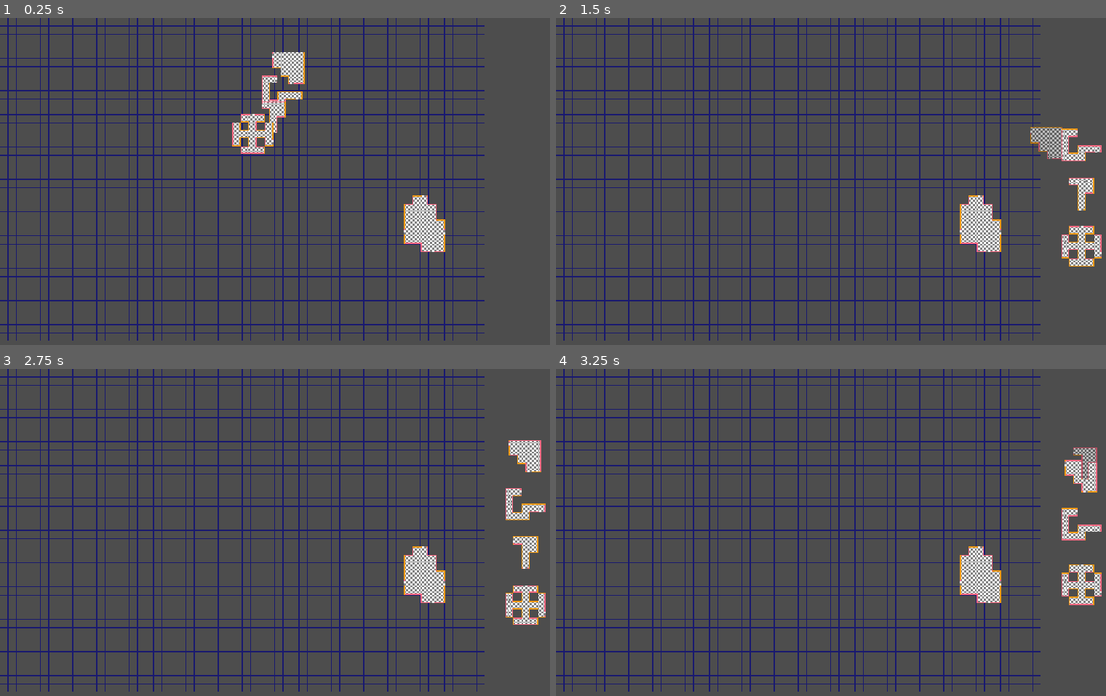
Above: before the commit, frames 1-4 (two rows, left to right).
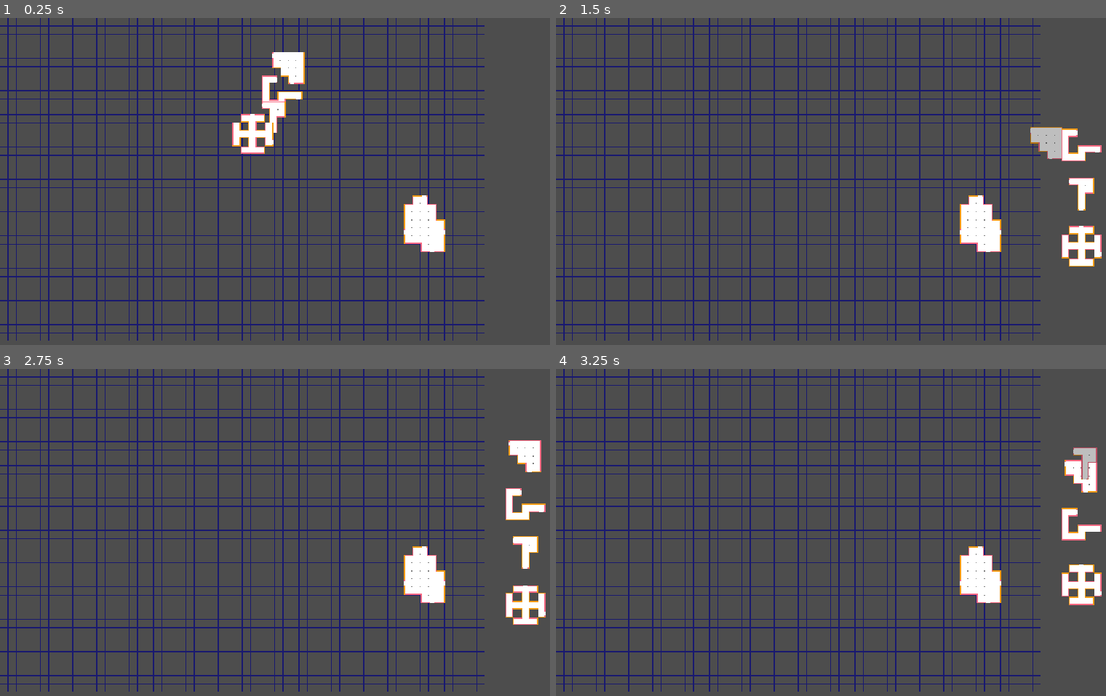
Above: after the commit, the same moments.

Repository: local-minimum/repetitions
Game: Godot game, scene res://scenes/dungeon_plan.tscn
The game is run twice, just before and just after one commit, with the same random seed, the same clock (stepped at 60 frames per second) and the same inputs.
Inputs (mouse positions are in pixels of both pictures, inside the frame that each line leads up to):
- Up to frame 1 (0.25 s): no input
- Up to frame 2 (1.5 s): tap Enter at 0.5 s; drag from (974, 220) to (1084, 106) at 0.52 s; tap Space (crawl_search) at 1.25 s; drag from (1084, 106) to (974, 220) at 1.27 s
- Up to frame 3 (2.75 s): move the mouse to (522, 493) at 2.02 s; hold D (crawl_strafe_right) from 2.03 s (still down); right-click (522, 493) at 2.1 s; click (522, 493) at 2.17 s
- Up to frame 4 (3.25 s): release D (crawl_strafe_right) at 2.75 s; tap Enter at 2.75 s; drag from (1078, 545) to (1084, 457) at 2.77 s

The runs differ from the first frame. In frame 1, 1.1% of the frame differs, in the area x 42-81%, y 10-72%; in frame 2, 1.1%, in the area x 73-100%, y 33-76%; in frame 3, 1.1%; in frame 4, 1.1%.

Commit message:
Improve clarity and add ability to have opposing doors

Diff:
--- a/scenes/rooms/room_tileset.tres
+++ b/scenes/rooms/room_tileset.tres
@@ -374,6 +374,16 @@
 5:7/0/terrains_peering_bit/bottom_side = 1
 5:7/0/terrains_peering_bit/bottom_left_corner = 1
 5:7/0/terrains_peering_bit/left_side = 1
+2:8/0 = 0
+2:8/0/terrain_set = 0
+2:8/0/terrain = 1
+2:8/0/terrains_peering_bit/bottom_side = 1
+2:8/0/terrains_peering_bit/top_side = 1
+3:8/0 = 0
+3:8/0/terrain_set = 0
+3:8/0/terrain = 1
+3:8/0/terrains_peering_bit/right_side = 1
+3:8/0/terrains_peering_bit/left_side = 1
 
 [resource]
 terrain_set_0/mode = 0
--- a/scenes/rooms/room_tileset_doors_directions.tres
+++ b/scenes/rooms/room_tileset_doors_directions.tres
@@ -4,8 +4,8 @@
 
 [resource]
 script = ExtResource("1_amnco")
-_north = Array[Vector2i]([Vector2i(5, 7)])
-_south = Array[Vector2i]([Vector2i(3, 7)])
-_west = Array[Vector2i]([Vector2i(2, 7)])
-_east = Array[Vector2i]([Vector2i(4, 7)])
+_north = Array[Vector2i]([Vector2i(5, 7), Vector2i(3, 8)])
+_south = Array[Vector2i]([Vector2i(3, 7), Vector2i(3, 8)])
+_west = Array[Vector2i]([Vector2i(2, 7), Vector2i(2, 8)])
+_east = Array[Vector2i]([Vector2i(4, 7), Vector2i(2, 8)])
 metadata/_custom_type_script = "uid://dyg3ey1xq16y1"
Binary file changed: textures/2d/rooms.png
Not shown, changed: textures/2d/rooms.kra
Not shown, changed: textures/2d/rooms.kra~
Not shown, changed: textures/2d/rooms.png~
